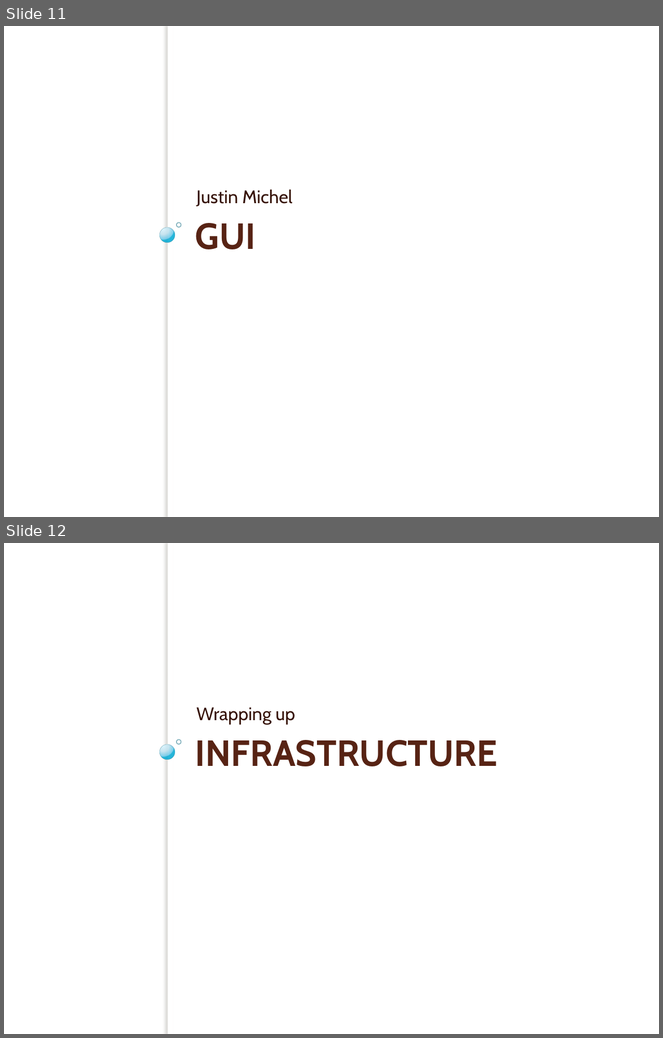
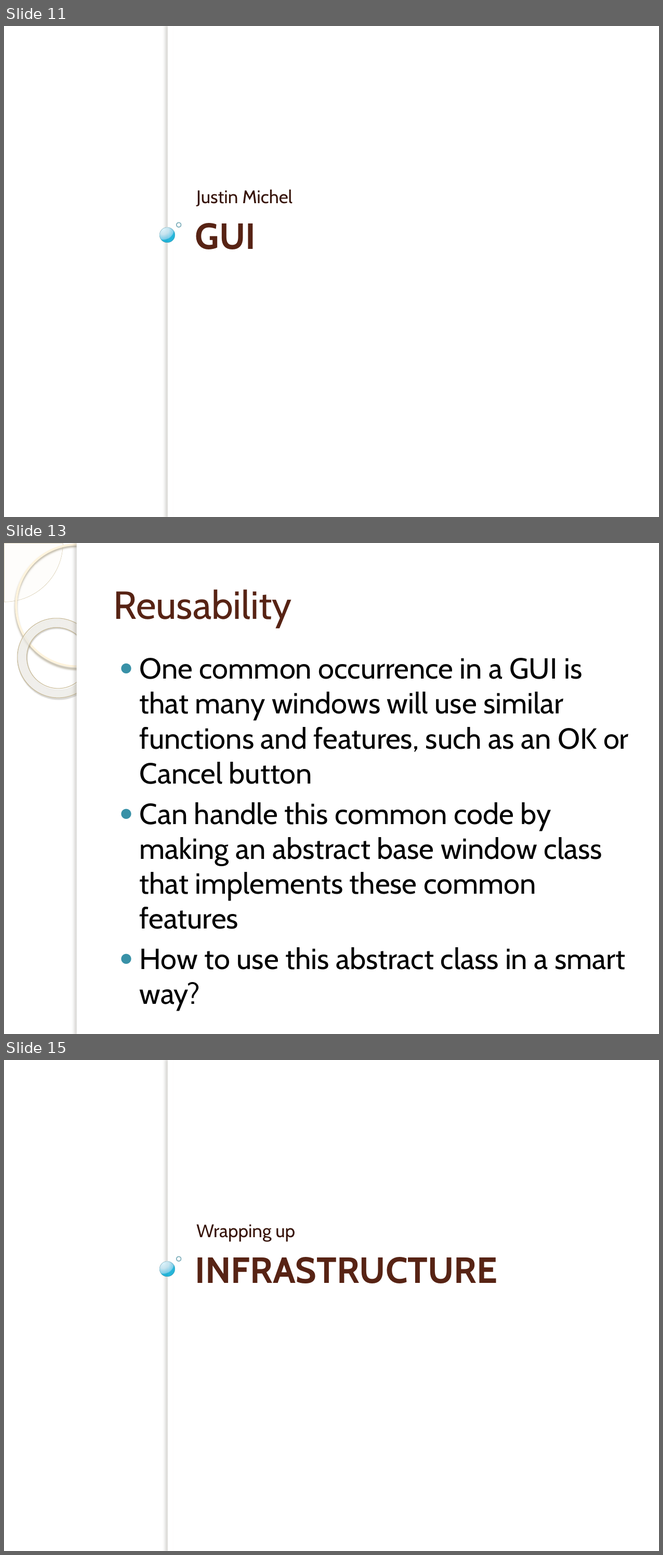
Before and after one commit to micphijus/eecs393whiteboard, a slide deck: Docs/Chatboard Build 1.pptx. Shown one above the other, each under a label of ours: slides 11 and 12 before the commit, slides 11, 13 and 15 after it; the slides between them are not shown. The pictures are 663x1038 and 663x1555 pixels, drawn with LibreOffice and Linux fonts; fonts in the diff are those of the drawing; background and template pictures are left out. Boxes give left, top, right and bottom in pixels: in the first picture for what was removed or moved away, otherwise in the second. Text is boxed around its words. In the diff, an @@ line names an element or a change of style, - is before the commit and + after.

```diff
--- a/Docs/Chatboard Build 1.pptx
+++ b/Docs/Chatboard Build 1.pptx
@@ slide 13 added at <box>4,543,659,1034</box>, background picture (left out) @@
@@ pie slice (boxed as its full ellipse) added at <box>4,543,63,602</box>, fill #FEFAF4 at 33% opacity, outline #D3C39F 0.25 pt @@
@@ ellipse added at <box>16,545,138,666</box>, outline #FFF5DE 2.15 pt @@
@@ rectangle added at <box>77,543,659,1034</box>, fill #FFFFFF @@
@@ rectangle added at <box>77,543,82,1034</box>, fill #FFFFFF @@
@@ title added at <box>113,589,292,627</box>, 43 pt, text #572314 @@
+Reusability
@@ donut added at <box>4,602,114,714</box>, fill gradient #FFFCF6 to #FFFEFB to #F0D28E, outline #C7B893 0.58 pt @@
@@ text added at <box>140,658,629,970</box>, 32 pt, text #000000 @@
+● One common occurrence in a GUI is that many windows will use similar functions and features, such as an OK or Cancel button
+● Can handle this common code by making an abstract base window class that implements these common features
+● How to use this abstract class in a smart way?
@@ what was slide 12 is now slide 15 @@
```
Also in this commit, not shown: 2 other slides added, 4 other files.
